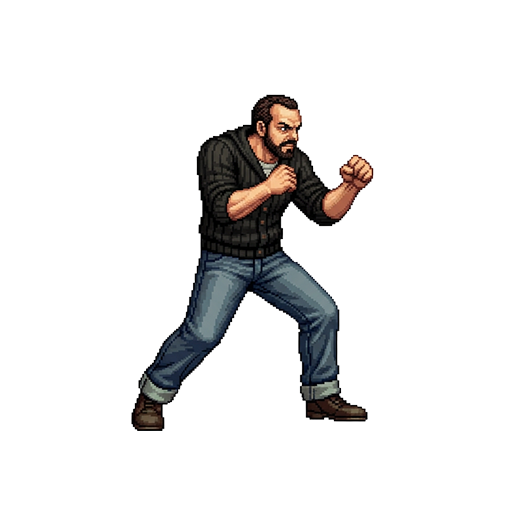
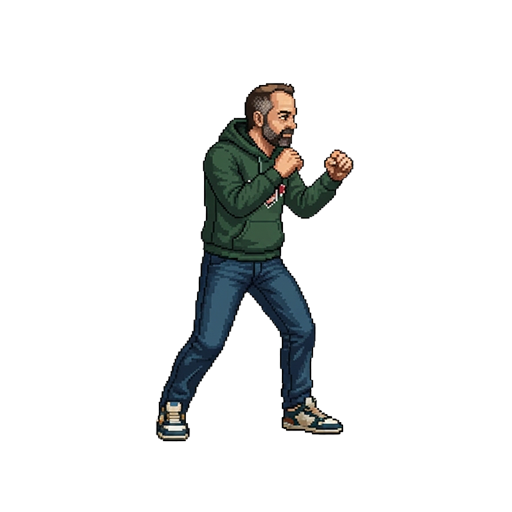
The second 512x512 image is a revision of the first. Changes to its layers:
showed group "MATTEO" (1 layers) over box(151, 82, 357, 442)
painted on "matteo" over box(151, 82, 357, 442)
hid group "PIPPO" (1 layers) over box(131, 94, 374, 431)
